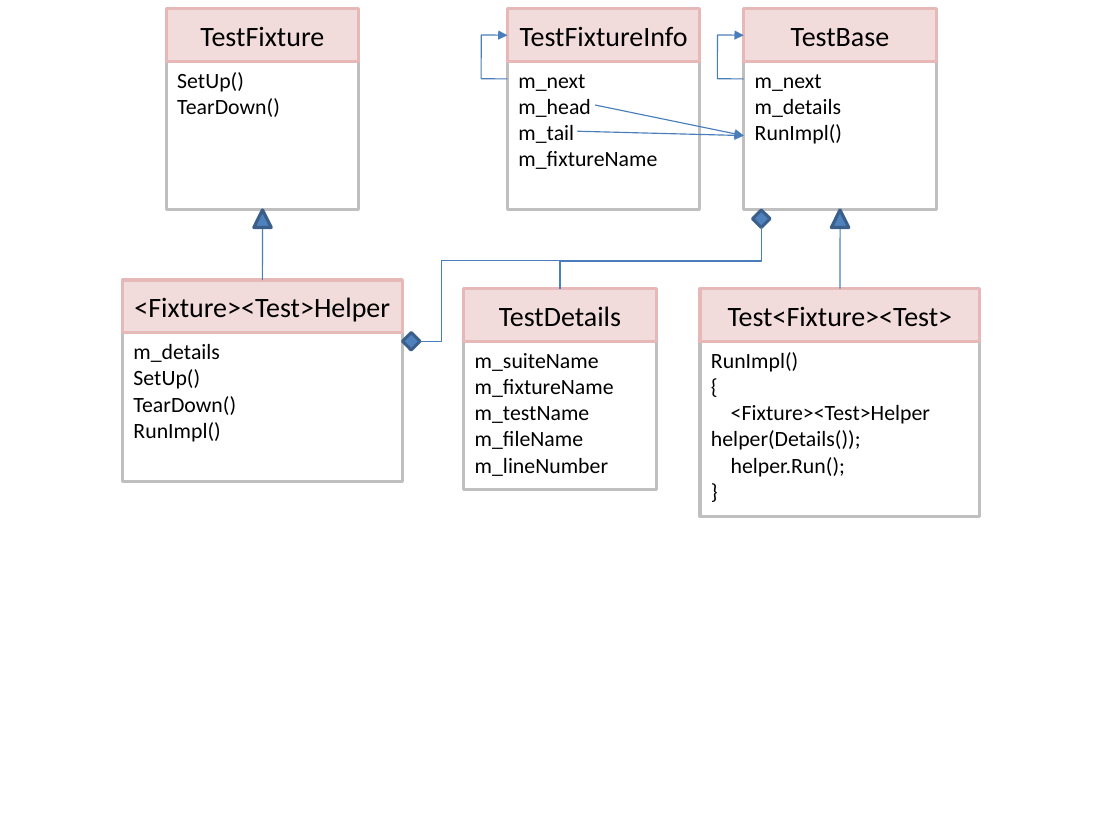
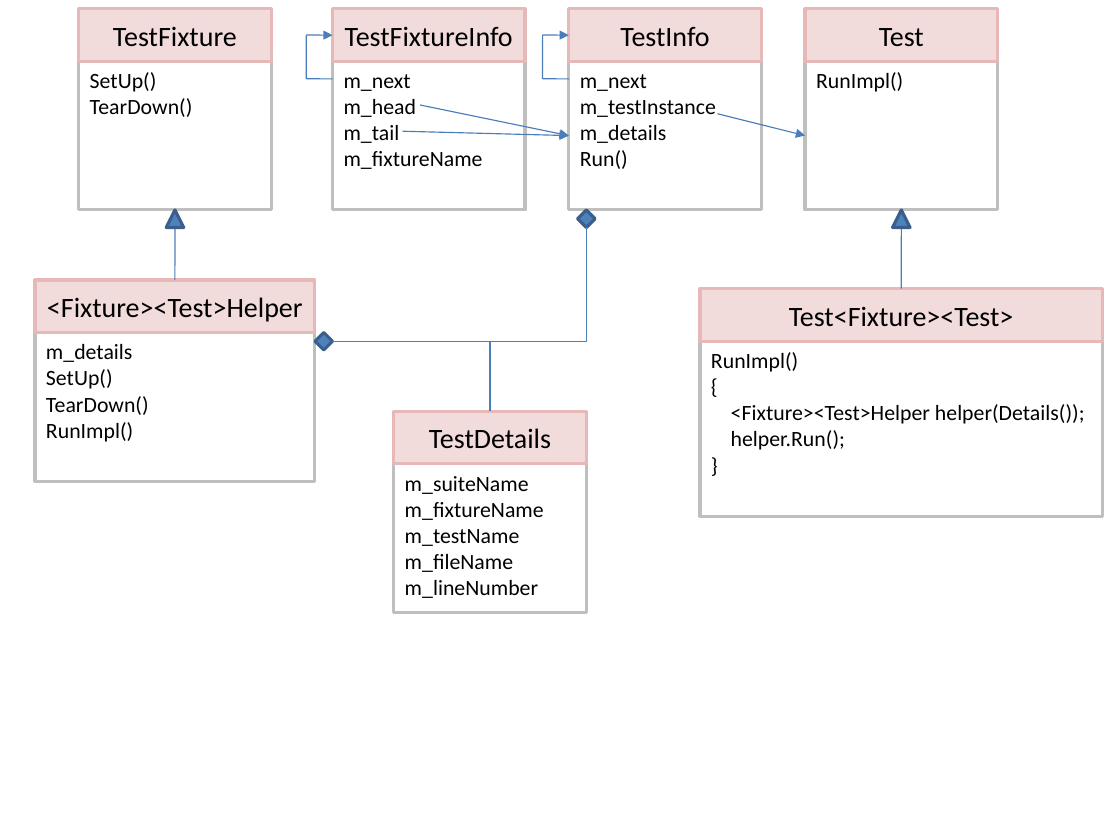
Before and after one commit to renebarto/baremetal, a slide deck: slide 1 of doc/images/unittest-class-structure-test-fixture.pptx. Drawn at 1120x840 pixels with LibreOffice and Linux fonts; fonts in the diff are those of the drawing. Boxes give left, top, right and bottom in pixels: in the first picture for what was removed or moved away, otherwise in the second. Text is boxed around its words. In the diff, an @@ line names an element or a change of style, - is before the commit and + after.

Commit message:
Tutorial 17-unit-test-infrastructure Step 7, textual updates on some other tutorials

```diff
--- a/doc/images/unittest-class-structure-test-fixture.pptx
+++ b/doc/images/unittest-class-structure-test-fixture.pptx
@@ 4 rectangles, 4 arrows, 4 lines, 1 diamond moved together from (x1=482, y1=9, x2=936, y2=227) to (x1=306, y1=9, x2=762, y2=227) @@
@@ text in rectangle at (x1=620, y1=26, x2=709, y2=47): text changed @@
-TestBase
+TestInfo
@@ rectangle added at (x1=805, y1=9, x2=998, y2=62), fill #F2DCDB, outline #E6B9B8 2 pt, 18 pt, text #000000 @@
+Test
@@ rectangle added at (x1=805, y1=62, x2=998, y2=211), outline #BFBFBF 2 pt, 14 pt, text #000000 @@
+RunImpl()
@@ text in rectangle at (x1=580, y1=100, x2=716, y2=117): paragraph added @@
+m_testInstance
@@ arrow added from (718, 114) to (805, 136), #4B7EBC 0.75 pt @@
@@ text in rectangle at (x1=580, y1=150, x2=628, y2=169): text changed @@
-RunImpl()
+Run()
@@ 2 rectangles, 1 triangle moved together from (x1=166, y1=9, x2=358, y2=227) to (x1=78, y1=9, x2=271, y2=227) @@
@@ triangle moved from (x1=831, y1=209, x2=849, y2=227) to (x1=893, y1=209, x2=911, y2=227) @@
@@ 2 rectangles, 1 diamond, 1 line moved together from (x1=122, y1=227, x2=420, y2=482) to (x1=35, y1=227, x2=333, y2=482) @@
@@ elbow line moved from (560, 289) - (762, 227) to (489, 411) - (587, 227) @@
@@ line moved from (840, 289) - (840, 227) to (902, 289) - (902, 227) @@
@@ rectangle "Test<Fixture><Test>" resized from (x1=700, y1=289, x2=980, y2=342) to (x1=700, y1=289, x2=1102, y2=342) @@
@@ elbow line moved from (420, 342) - (560, 289) to (333, 342) - (489, 411) @@
@@ rectangle "RunImpl()" resized from (x1=700, y1=342, x2=980, y2=516) to (x1=700, y1=342, x2=1102, y2=516) @@
@@ rectangle "TestDetails" moved from (x1=464, y1=289, x2=656, y2=342) to (x1=394, y1=411, x2=587, y2=464) @@
@@ rectangle "m_suiteName" moved from (x1=464, y1=342, x2=656, y2=491) to (x1=394, y1=464, x2=587, y2=613) @@
```
Also in this commit, not shown: 25 other files.
